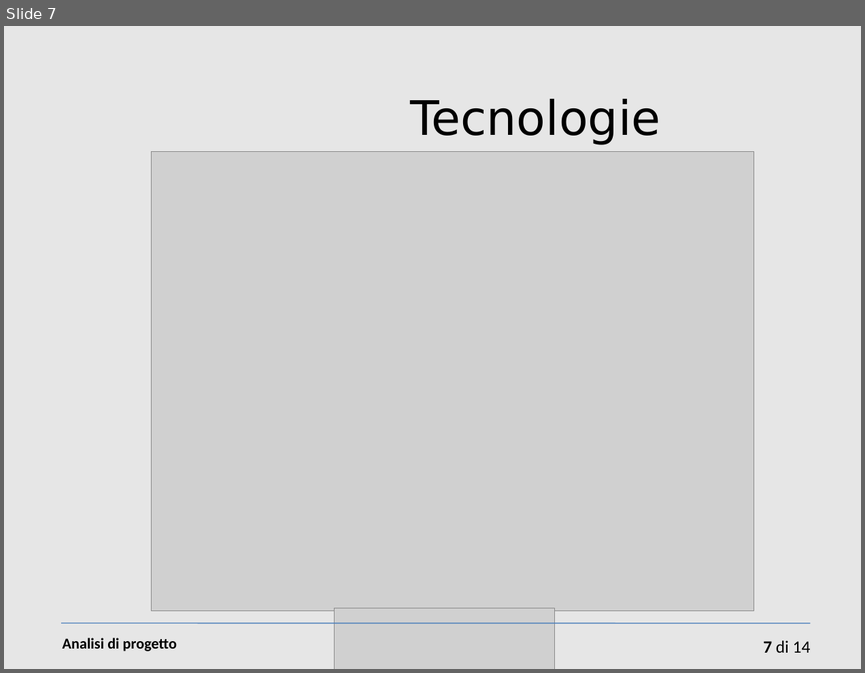
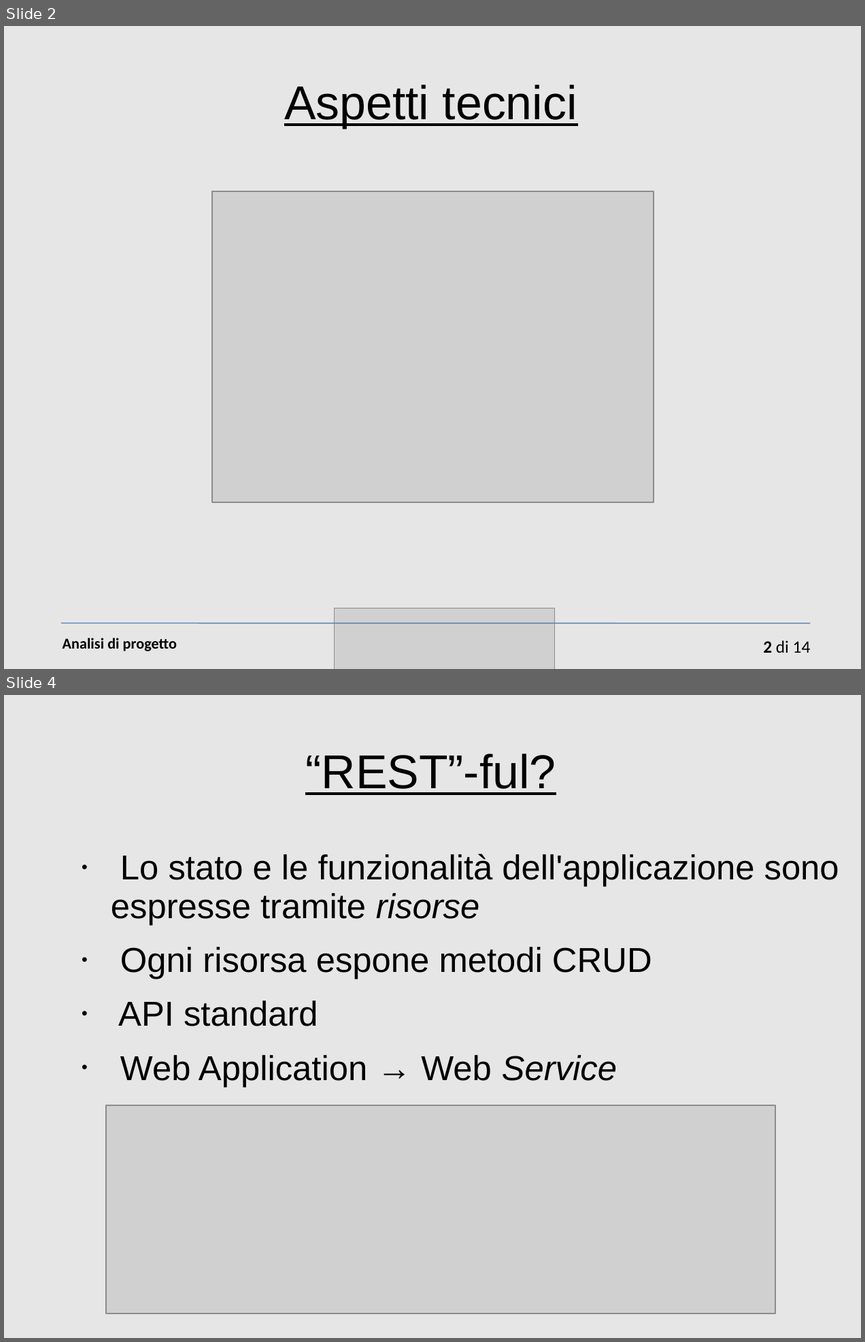
Before and after one commit to sevenfold-IS2011/woty_SGP, a slide deck: 2 dettagli tecnici/Presentazione-cap2.ppt. Shown one above the other, each under a label of ours: slide 7 before the commit, slides 2 and 4 after it; the slides between them are not shown. The pictures are 865x673 and 865x1342 pixels, drawn with LibreOffice and Linux fonts; fonts in the diff are those of the drawing; grey boxes stand for pictures. Boxes give left, top, right and bottom in pixels: in the first picture for what was removed or moved away, otherwise in the second. Text is boxed around its words. In the diff, an @@ line names an element or a change of style, - is before the commit and + after.

```diff
--- a/2 dettagli tecnici/Presentazione-cap2.ppt
+++ b/2 dettagli tecnici/Presentazione-cap2.ppt
@@ slide 4 added at (x1=4, y1=695, x2=861, y2=1338), background #E6E6E6 @@
@@ title added at (x1=305, y1=753, x2=555, y2=795), 44 pt, text #000000, underline @@
+“REST”-ful?
@@ text added at (x1=111, y1=853, x2=839, y2=1087), 32 pt, text #000000 @@
+• Lo stato e le funzionalità dell'applicazione sono espresse tramite risorse
+• Ogni risorsa espone metodi CRUD
+• API standard
+• Web Application → Web Service
@@ picture added at (x1=106, y1=1106, x2=775, y2=1314) @@
@@ what was slide 7 is now slide 2 @@
@@ slide 2 changed as well @@
@@ title added at (x1=284, y1=84, x2=577, y2=129), 44 pt, text #000000, underline @@
+Aspetti tecnici
@@ text removed at (x1=411, y1=99, x2=661, y2=145) @@
-Tecnologie
@@ picture resized from (x1=152, y1=151, x2=754, y2=610) to (x1=212, y1=192, x2=654, y2=503) @@
@@ page number at (x1=763, y1=640, x2=810, y2=652): text changed @@
-7 di 14
+2 di 14
```
Also in this commit, not shown: 1 other slide changed, 6 other slides added, 12 slides removed, 1 other file.
